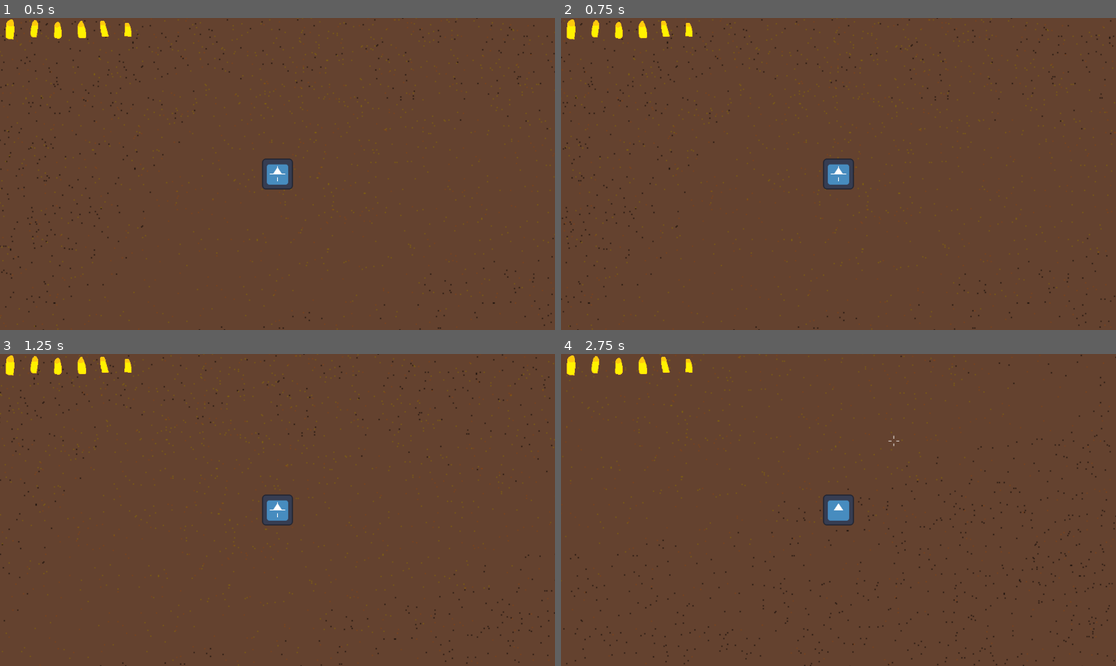
Above: before the commit, frames 1-4 (two rows, left to right).
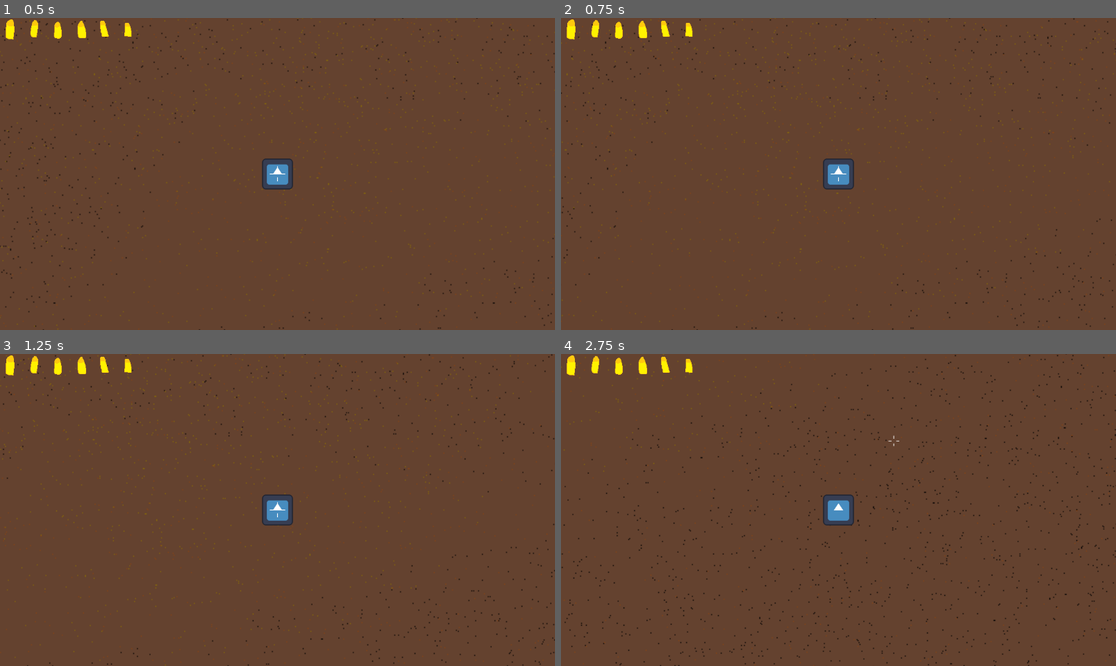
Above: after the commit, the same moments.

Repository: Niimphu/quickdraw
Game: Godot game, scene res://test.tscn
Two runs of this game, one before a commit and one after it. Both use one fixed random seed, a clock stepped at 60 frames per second and the inputs below. The engine's default icon, where the game draws it, is replaced by a stand-in: a white triangle on a blue panel in a dark square.
Inputs (mouse positions are in pixels of both pictures, inside the frame that each line leads up to):
- Up to frame 1 (0.5 s): no input
- Up to frame 2 (0.75 s): tap Enter at 0.5 s; hold D (right) from 0.53 s (still down); hold Space (roll, bound only after the commit) from 0.53 s (still down)
- Up to frame 3 (1.25 s): keep holding D (right); keep holding Space (roll, bound only after the commit)
- Up to frame 4 (2.75 s): move the mouse to (727, 525) at 1.27 s; release D (right) at 1.28 s; release Space (roll, bound only after the commit) at 1.28 s; hold S (down) 1.28-2.03 s; tap Mouse wheel down (scroll_down) at 1.35 s; tap Space (roll, bound only after the commit) at 1.55, 2.3 s; move the mouse to (894, 441) at 2.02 s; hold D (right) from 2.03 s (still down); hold Mouse wheel up (scroll_up) from 2.03 s (still down)

Frame 1 is identical in both runs. In frame 2, 0.8% of the frame differs, in the area x 0-100%, y 0-100%; in frame 3, 0.8%; in frame 4, 1.5%.

Commit message:
added roll action

Diff:
--- a/player.gd
+++ b/player.gd
@@ -3,6 +3,8 @@
 @export var Gun: Node2D
 @export var ChargeInterval: Timer
 @export var FocusFireWindow: Timer
+@export var RollCooldown: Timer
+@export var RollTime: Timer
 @export var move_speed := 300
 
 var direction := Vector2.ZERO
@@ -12,6 +14,8 @@
 var min_accuracy_modifier := 0.5
 var base_accuracy := deg_to_rad(5)
 var holstered := false
+var rolling := false
+var roll_speed := 1000
 
 var focused := false
 var focus_level := 0
@@ -21,11 +25,15 @@
 func _ready() -> void:
 	ChargeInterval.timeout.connect(_on_charge_interval_timeout)
 	FocusFireWindow.timeout.connect(_on_focus_fire_window_timeout)
+	RollTime.timeout.connect(_on_roll_time_timeout)
 
 
 func _physics_process(_delta: float) -> void:
-	direction = Input.get_vector("left", "right", "up", "down")
-	velocity = direction * speed
+	if rolling:
+		velocity = direction * roll_speed
+	else:
+		direction = Input.get_vector("left", "right", "up", "down")
+		velocity = direction * speed
 
 	move_and_slide()
 
@@ -35,6 +43,8 @@
 		shoot_gun()
 	if event.is_action_pressed("reload") and not holstered:
 		reload_gun()
+	if event.is_action_pressed("roll"):
+		roll()
 	if event.is_action_pressed("scroll_up"):
 		change_accuracy_modifier(-0.2)
 	if event.is_action_pressed("scroll_down"):
@@ -91,6 +101,20 @@
 	return center + offset - global_position
 
 
+func roll() -> void:
+	if not RollCooldown.is_stopped():
+		return
+	_on_holster_box_mouse_exited()
+	direction = Input.get_vector("left", "right", "up", "down")
+	rolling = true
+	RollTime.start()
+
+
+func _on_roll_time_timeout() -> void:
+	rolling = false
+	RollCooldown.start()
+
+
 func _on_holster_box_mouse_entered() -> void:
 	if Gun.ammo < 1:
 		return
--- a/player.tscn
+++ b/player.tscn
@@ -10,11 +10,13 @@
 [sub_resource type="CircleShape2D" id="CircleShape2D_i3pqv"]
 radius = 33.13608
 
-[node name="Player" type="CharacterBody2D" unique_id=1997606648 node_paths=PackedStringArray("Gun", "ChargeInterval", "FocusFireWindow")]
+[node name="Player" type="CharacterBody2D" unique_id=1997606648 node_paths=PackedStringArray("Gun", "ChargeInterval", "FocusFireWindow", "RollCooldown", "RollTime")]
 script = ExtResource("1_onrkg")
 Gun = NodePath("Revolver")
-ChargeInterval = NodePath("ChargeInterval")
-FocusFireWindow = NodePath("FocusFireWindow")
+ChargeInterval = NodePath("Timers/ChargeInterval")
+FocusFireWindow = NodePath("Timers/FocusFireWindow")
+RollCooldown = NodePath("Timers/RollCooldown")
+RollTime = NodePath("Timers/RollTime")
 
 [node name="Sprite2D" type="Sprite2D" parent="." unique_id=831062429]
 scale = Vector2(0.5, 0.5)
@@ -32,11 +34,21 @@
 
 [node name="Revolver" parent="." unique_id=1662332232 instance=ExtResource("3_i3pqv")]
 
-[node name="ChargeInterval" type="Timer" parent="." unique_id=1776902985]
+[node name="Timers" type="Node2D" parent="." unique_id=1403478543]
+
+[node name="ChargeInterval" type="Timer" parent="Timers" unique_id=1776902985]
 wait_time = 0.5
 
-[node name="FocusFireWindow" type="Timer" parent="." unique_id=1940774851]
+[node name="FocusFireWindow" type="Timer" parent="Timers" unique_id=1940774851]
 wait_time = 2.0
+one_shot = true
+
+[node name="RollCooldown" type="Timer" parent="Timers" unique_id=1937254112]
+wait_time = 0.5
+one_shot = true
+
+[node name="RollTime" type="Timer" parent="Timers" unique_id=1115509557]
+wait_time = 0.2
 one_shot = true
 
 [connection signal="mouse_entered" from="HolsterBox" to="." method="_on_holster_box_mouse_entered"]
--- a/project.godot
+++ b/project.godot
@@ -61,6 +61,11 @@
 "events": [Object(InputEventMouseButton,"resource_local_to_scene":false,"resource_name":"","device":-1,"window_id":0,"a …(258 unchanged characters)…
 ]
 }
+roll={
+"deadzone": 0.2,
+"events": [Object(InputEventKey,"resource_local_to_scene":false,"resource_name":"","device":-1,"window_id":0,"alt_pressed":false,"shift_pressed":false,"ctrl_pressed":false,"meta_pressed":false,"pressed":false,"keycode":0,"physical_keycode":32,"key_label":0,"unicode":32,"location":0,"echo":false,"script":null)
+]
+}
 
 [physics]
 
